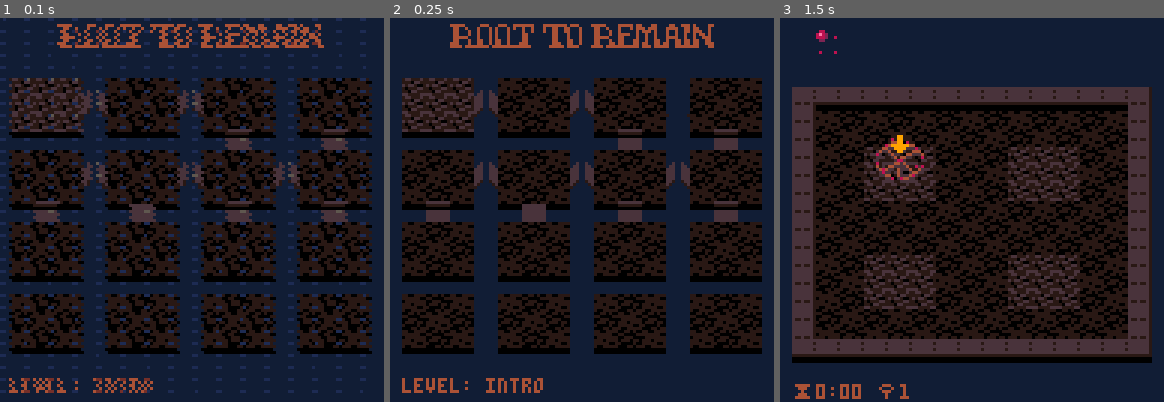
Above: before the commit, frames 1-3 (left to right).
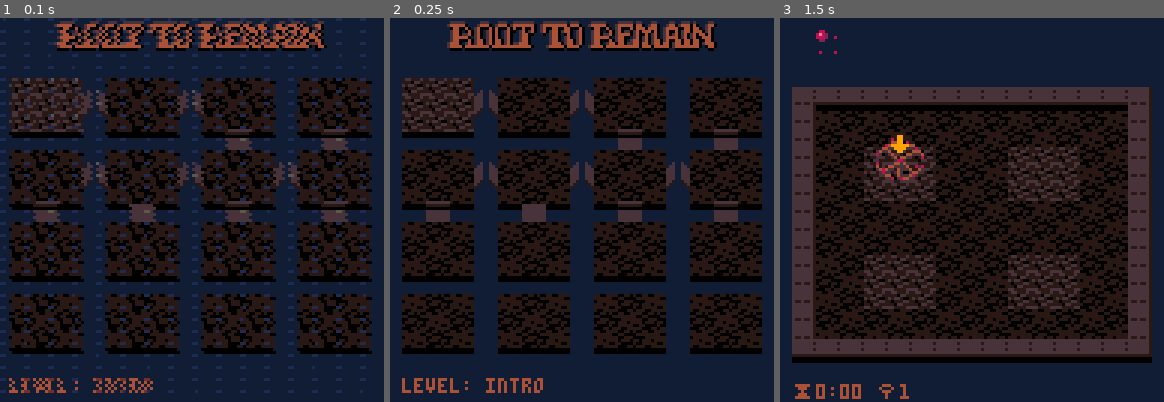
Above: after the commit, the same moments.

Repository: erwinbonsma/WhereToRootPico8
Game: PICO-8 cartridge wheretoroot.p8
The game is run twice, just before and just after one commit, with the same random seed, the same clock (stepped at 60 frames per second) and the same inputs.
Inputs:
- Up to frame 1 (0.1 s): no input
- Up to frame 2 (0.25 s): no input
- Up to frame 3 (1.5 s): tap X (X key) at 1.07 s

The runs differ from the first frame. In frame 1, 2.5% of the frame differs, in the area x 14-86%, y 0-9%; in frame 2, 2.5%; in frame 3, nothing differs.

Commit message:
Emboss logo

Diff:
--- a/wheretoroot.p8
+++ b/wheretoroot.p8
@@ -222,6 +222,18 @@
  end
 end
 
+function drawlogo()
+ pal(4,5)
+ spr(32,20,1,11,1)
+ spr(32,19,2,11,1)
+ pal(4,0)
+ spr(32,21,2,11,1)
+ spr(32,20,3,11,1)
+ pal(4,4)
+ spr(32,20,2,11,1)
+ pal(0)
+end
+
 stats={}
 
 function stats:new()
@@ -289,9 +301,9 @@
 end
 
 function stats:draw()
- cls(6)
-
- spr(32,20,2,11,1)
+ cls(1)
+
+ drawlogo()
 
  print(
   "level   time   trees",
@@ -499,7 +511,7 @@
 
  camera()
 
- spr(32,20,2,11,1)
+ drawlogo()
 
  if self.lvl==0 then
   print("stats",4,120,4)
